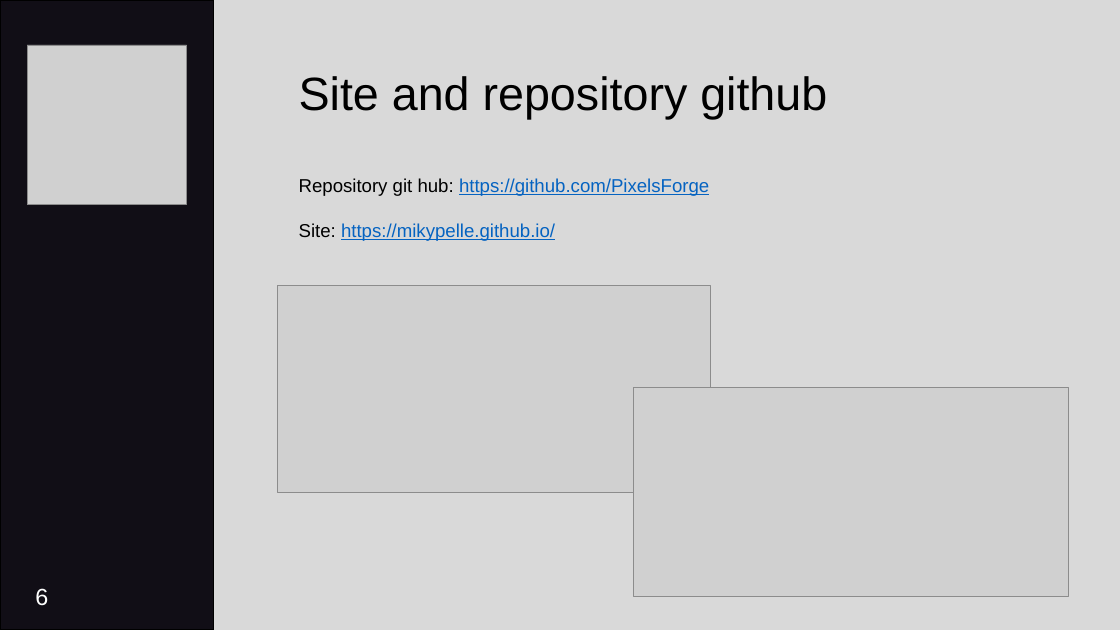
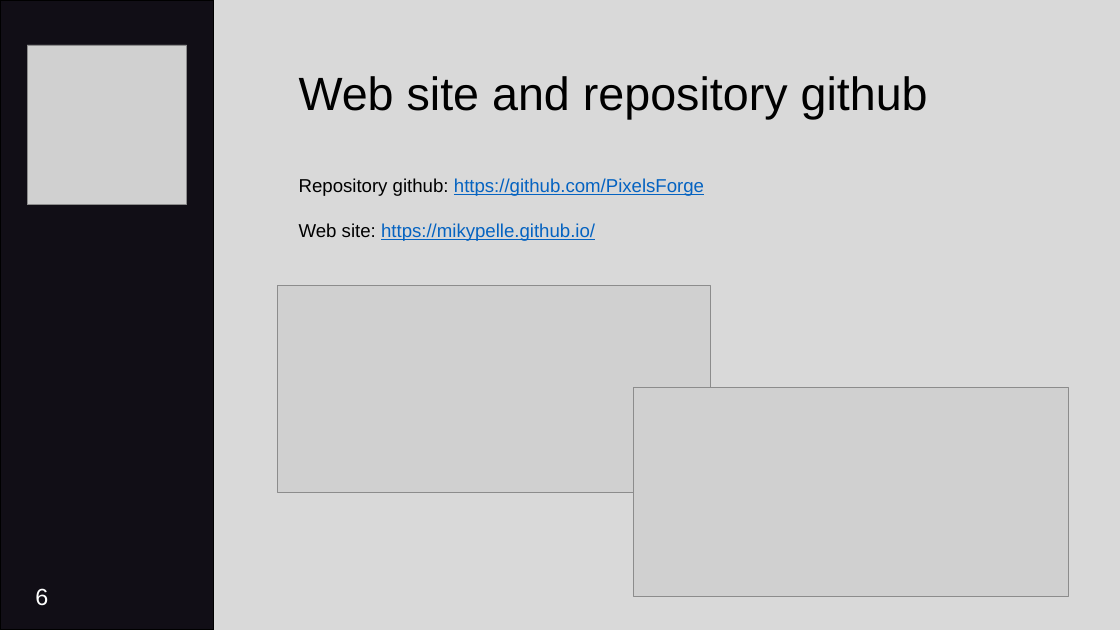
Before and after one commit to PixelsForge/PCTO_Game_Ability, a slide deck: slide 6 of PCTO_GameAbility2024.pptx. Drawn at 1120x630 pixels with LibreOffice and Linux fonts; fonts in the diff are those of the drawing; grey boxes stand for pictures. Boxes give left, top, right and bottom in pixels: in the first picture for what was removed or moved away, otherwise in the second. Text is boxed around its words. In the diff, an @@ line names an element or a change of style, - is before the commit and + after.

Commit message:
presentazione PCTO

```diff
--- a/PCTO_GameAbility2024.pptx
+++ b/PCTO_GameAbility2024.pptx
@@ text at bbox=[299, 76, 928, 119]: text changed @@
-Site and repository github
+Web site and repository github
@@ text at bbox=[299, 178, 704, 241]: text changed @@
-Repository git hub: https://github.com/PixelsForge
-Site: https://mikypelle.github.io/
+Repository github: https://github.com/PixelsForge
+Web site: https://mikypelle.github.io/
```
